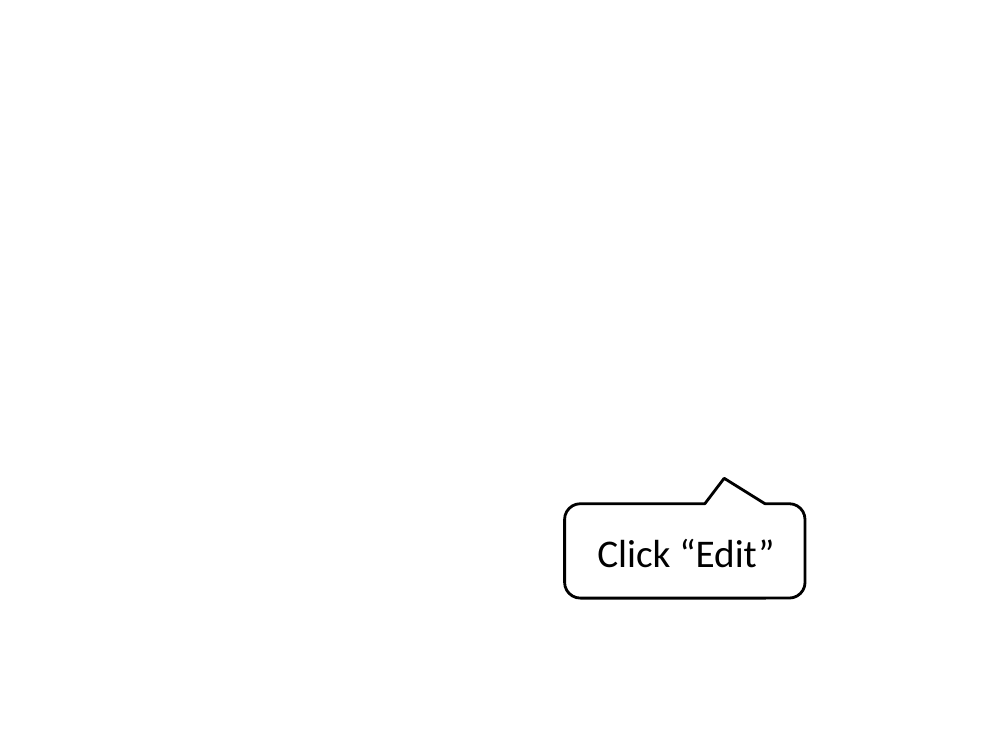
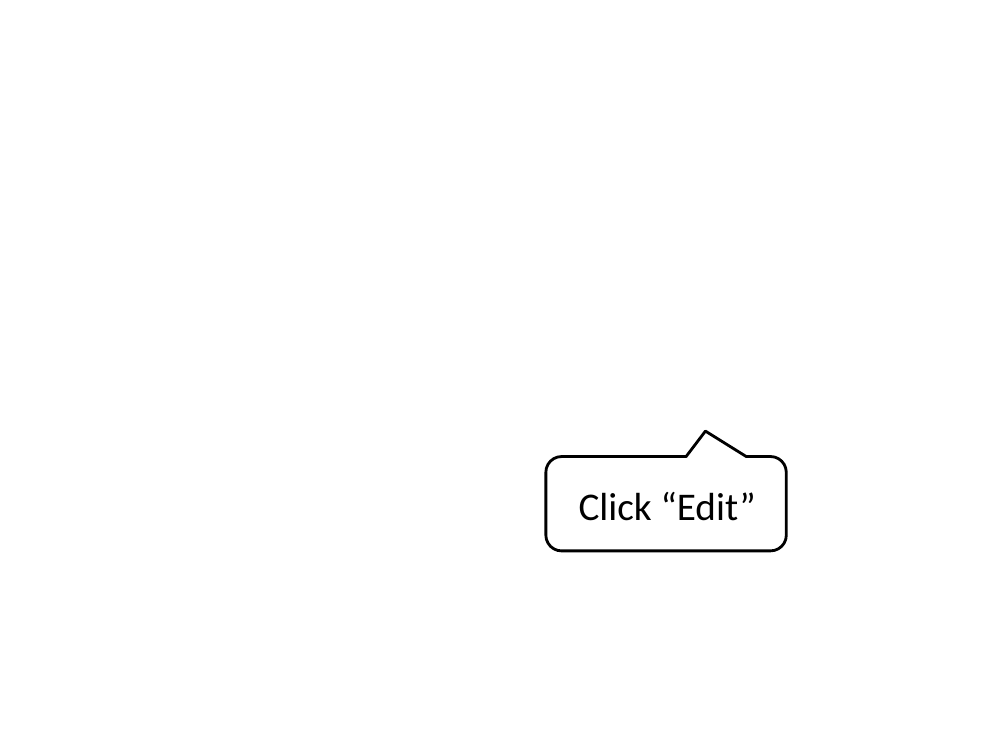
Before and after one commit to oreillymedia/97-things-every-agile-developer-should-know, a slide deck: slide 5 of images/tutorial_images.pptx (slide 6 before the commit). Drawn at 1008x756 pixels with LibreOffice and Linux fonts; fonts in the diff are those of the drawing; background and template pictures are left out. Boxes give left, top, right and bottom in pixels: in the first picture for what was removed or moved away, otherwise in the second. Text is boxed around its words. In the diff, an @@ line names an element or a change of style, - is before the commit and + after.

```diff
--- a/images/tutorial_images.pptx
+++ b/images/tutorial_images.pptx
@@ rounded speech box: place and size @@
-rounded speech box at bbox=[564, 504, 805, 599]
+rounded speech box at bbox=[546, 457, 787, 551]
@@ text "Click “Edit”": place and size @@
-text "Click “Edit”" at bbox=[597, 539, 774, 568]
+text "Click “Edit”" at bbox=[579, 492, 756, 521]
```
Also in this commit, not shown: 3 other slides changed, 1 slide removed, 2 other files.
